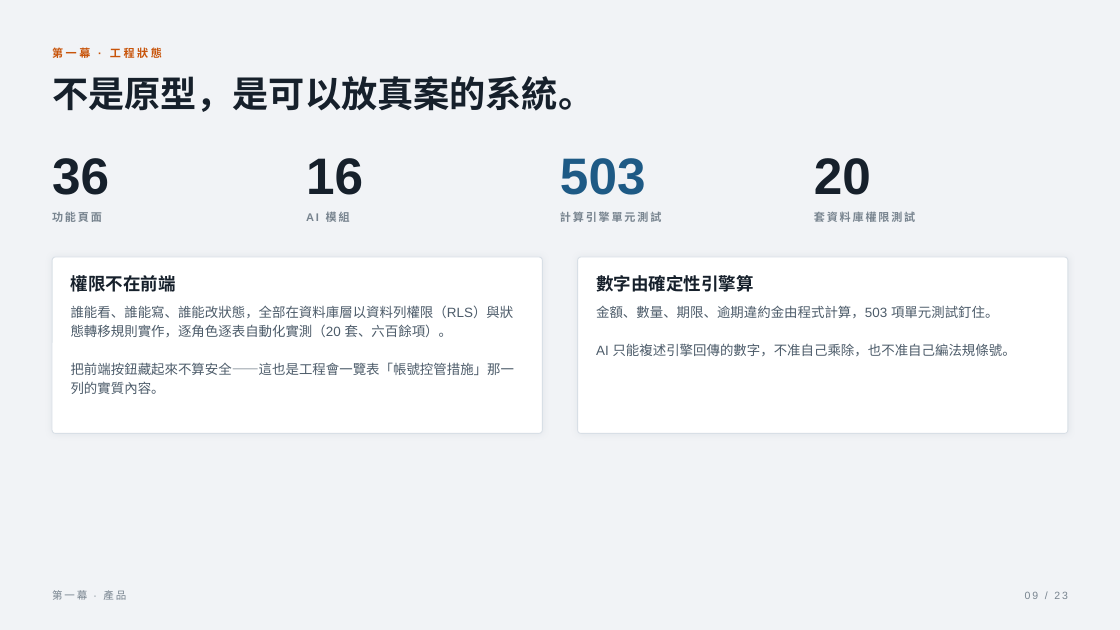
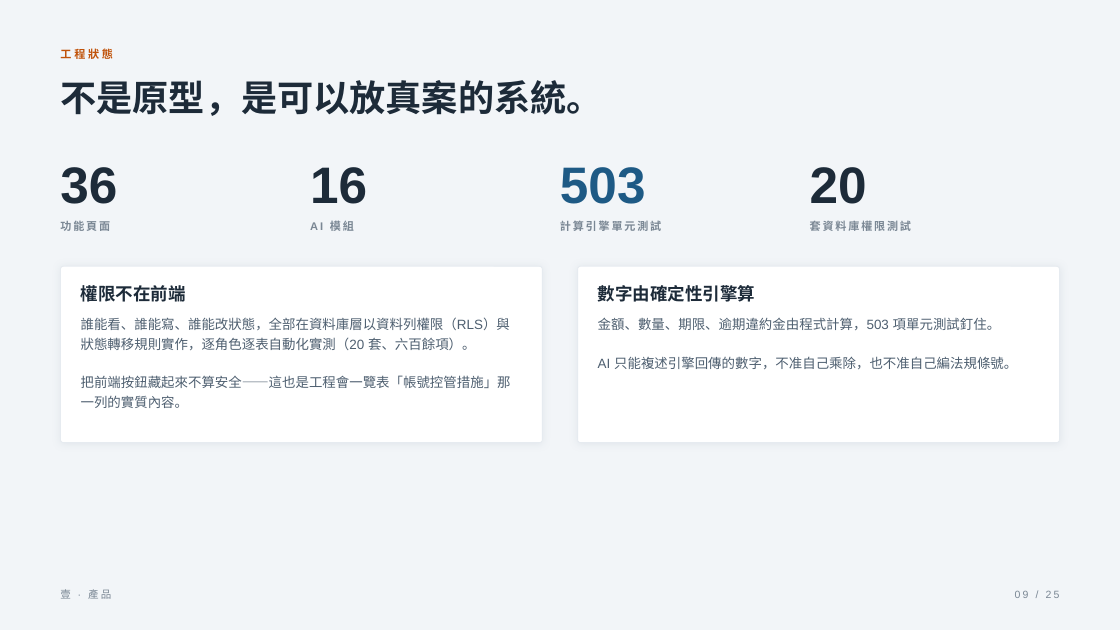
Before and after one commit to ryanxxhuang/PMIS, a slide deck: slide 9 of docs/pitch/組長簡報-產品資安與簽辦-2026-08-12.pptx. Drawn at 1120x630 pixels with LibreOffice and Linux fonts; fonts in the diff are those of the drawing. Boxes give left, top, right and bottom in pixels: in the first picture for what was removed or moved away, otherwise in the second. Text is boxed around its words. In the diff, an @@ line names an element or a change of style, - is before the commit and + after.

```diff
--- a/docs/pitch/組長簡報-產品資安與簽辦-2026-08-12.pptx
+++ b/docs/pitch/組長簡報-產品資安與簽辦-2026-08-12.pptx
@@ background #F1F3F6 to #F2F5F8 @@
@@ text at <box>60,48,113,59</box>: text changed; text colour #C8540A to #C05209 @@
-第一幕 · 工程狀態
+工程狀態
@@ text "不是原型，是可以放真案的系統。": place and size @@
-text "不是原型，是可以放真案的系統。" at <box>52,76,594,112</box>
+text "不是原型，是可以放真案的系統。" at <box>60,80,602,116</box>
@@ text "36": place and size @@
-text "36" at <box>52,158,109,195</box>
+text "36" at <box>60,167,117,204</box>
@@ text "16": place and size @@
-text "16" at <box>306,158,363,195</box>
+text "16" at <box>310,167,367,204</box>
@@ text "503": place and size @@
-text "503" at <box>560,158,646,195</box>
+text "503" at <box>560,167,646,204</box>
@@ text "20": place and size @@
-text "20" at <box>814,158,871,195</box>
+text "20" at <box>810,167,867,204</box>
@@ text colour #78848F to #7A8794 in 4 elements at <box>310,221,354,231</box>, <box>560,220,661,231</box>, <box>810,221,911,231</box>, <box>60,221,110,231</box> @@
@@ text "功能頁面": place and size @@
-text "功能頁面" at <box>52,212,102,222</box>
+text "功能頁面" at <box>60,221,110,231</box>
@@ text "AI 模組": place and size @@
-text "AI 模組" at <box>306,212,350,222</box>
+text "AI 模組" at <box>310,221,354,231</box>
@@ text "計算引擎單元測試": place and size @@
-text "計算引擎單元測試" at <box>560,211,661,222</box>
+text "計算引擎單元測試" at <box>560,220,661,231</box>
@@ text "套資料庫權限測試": place and size @@
-text "套資料庫權限測試" at <box>814,212,915,222</box>
+text "套資料庫權限測試" at <box>810,221,911,231</box>
@@ rounded rectangle at <box>60,266,543,443</box>: outline #D8DFE6 0.75 pt to #E6EBF0 0.75 pt; shadow changed; proportions changed @@
@@ rounded rectangle: place and size @@
-rounded rectangle at <box>52,257,543,434</box>
+rounded rectangle at <box>60,266,543,443</box>
@@ rounded rectangle: place and size @@
-rounded rectangle at <box>578,257,1069,434</box>
+rounded rectangle at <box>578,266,1060,443</box>
@@ rounded rectangle at <box>578,266,1060,443</box>: outline #D8DFE6 0.75 pt to #E6EBF0 0.75 pt; shadow changed; proportions changed @@
@@ text "權限不在前端": place and size @@
-text "權限不在前端" at <box>71,275,176,292</box>
+text "權限不在前端" at <box>81,285,186,302</box>
@@ text colour #16202B to #1D2B39 in 6 elements at <box>60,80,602,116</box>, <box>310,167,367,204</box>, <box>810,167,867,204</box>, <box>60,167,117,204</box>, <box>81,285,186,302</box>, <box>598,285,755,302</box> @@
@@ text "數字由確定性引擎算": place and size @@
-text "數字由確定性引擎算" at <box>596,275,753,292</box>
+text "數字由確定性引擎算" at <box>598,285,755,302</box>
@@ text "誰能看、誰能寫、誰能改狀態，全部在資料庫層以資料列權限（RLS）與狀態轉移規則實作，逐角色逐表自動化實測（20 套、六百 ...": place and size @@
-text "誰能看、誰能寫、誰能改狀態，全部在資料庫層以資料列權限（RLS）與狀態轉移規則實作，逐角色逐表自動化實測（20 套、六百 ..." at <box>71,305,514,394</box>
+text "誰能看、誰能寫、誰能改狀態，全部在資料庫層以資料列權限（RLS）與狀態轉移規則實作，逐角色逐表自動化實測（20 套、六百 ..." at <box>81,317,511,408</box>
@@ text "誰能看、誰能寫、誰能改狀態，全部在資料庫層以資料列權限（RLS）與狀態轉移規則實作，逐角色逐表自動化實測（20 套、六百 ..." at <box>81,317,511,408</box>: text colour #4D5C6A to #4E5F70; line spacing 16.3pt to 16.6pt @@
@@ text "金額、數量、期限、逾期違約金由程式計算，503 項單元測試釘住。" at <box>598,317,1017,369</box>: text colour #4D5C6A to #4E5F70; line spacing 16.3pt to 16.6pt @@
@@ text "金額、數量、期限、逾期違約金由程式計算，503 項單元測試釘住。": place and size @@
-text "金額、數量、期限、逾期違約金由程式計算，503 項單元測試釘住。" at <box>596,305,1016,356</box>
+text "金額、數量、期限、逾期違約金由程式計算，503 項單元測試釘住。" at <box>598,317,1017,369</box>
@@ text at <box>60,589,111,599</box>: text changed; text colour #78848F to #7A8794 @@
-第一幕 · 產品
+壹 · 產品
@@ text at <box>1015,591,1060,598</box>: text changed; text colour #78848F to #7A8794 @@
-09 / 23
+09 / 25
```
Also in this commit, not shown: 19 other slides changed, 5 slides added, 3 slides removed, 5 other files.
